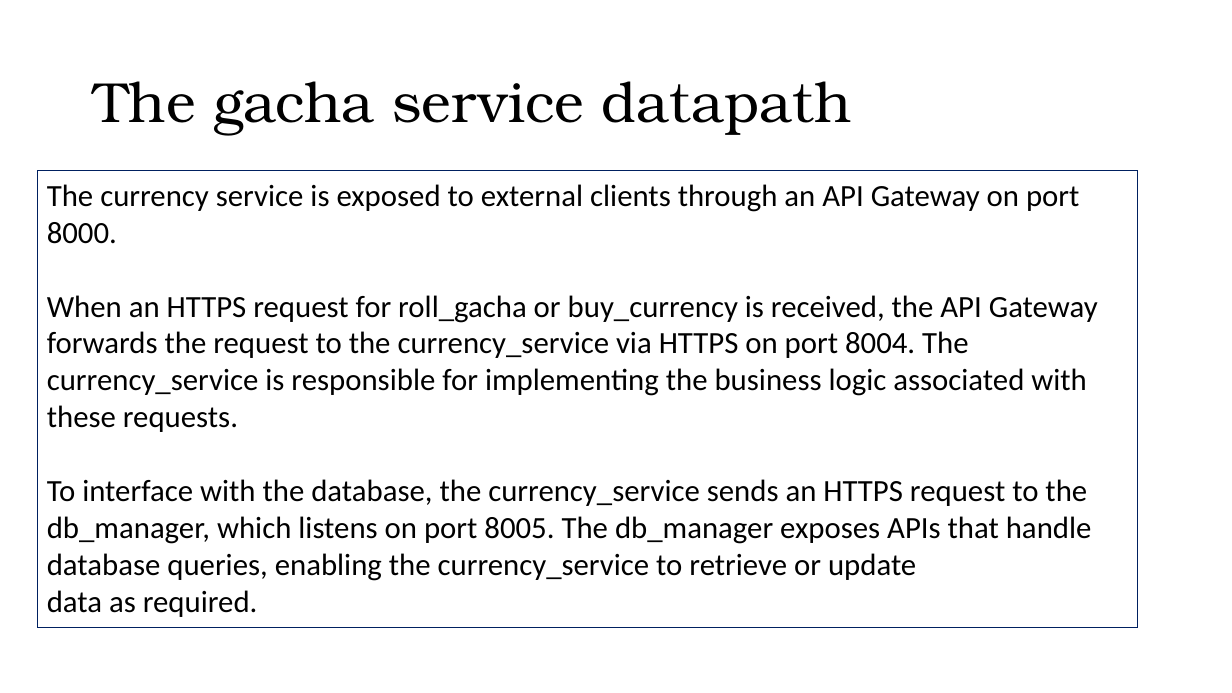
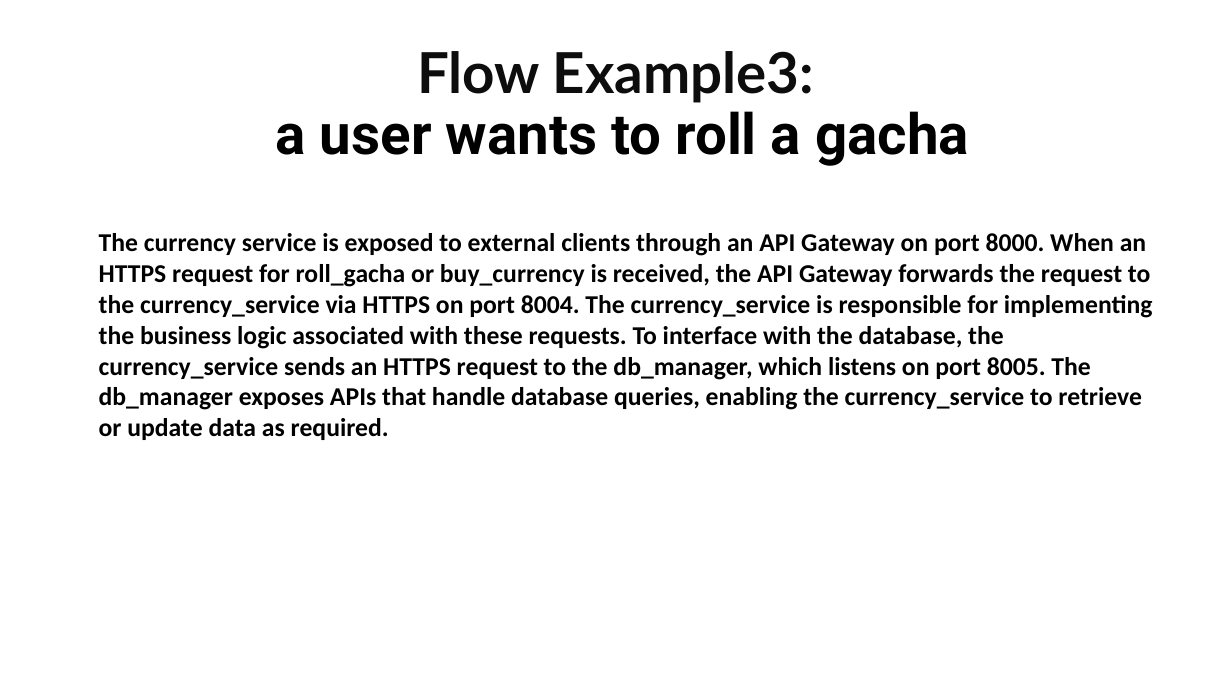
Before and after one commit to ardiz99/TBAse, a slide deck: slide 11 of doc/Gacha Collection.pptx. Drawn at 1232x693 pixels with LibreOffice and Linux fonts; fonts in the diff are those of the drawing. Boxes give left, top, right and bottom in pixels: in the first picture for what was removed or moved away, otherwise in the second. Text is boxed around its words. In the diff, an @@ line names an element or a change of style, - is before the commit and + after.

```diff
--- a/doc/Gacha Collection.pptx
+++ b/doc/Gacha Collection.pptx
@@ title added at box(276, 51, 969, 166), 44 pt, text #000000, bold @@
+Flow Example3:
+a user wants to roll a gacha
@@ title removed at box(94, 81, 852, 135) @@
-The gacha service datapath
@@ text "The currency service is exposed ...": place and size @@
-text "The currency service is exposed ..." at box(38, 171, 1138, 628)
+text "The currency service is exposed ..." at box(99, 233, 1153, 440)
@@ text "The currency service is exposed ..." at box(99, 233, 1153, 440): outline #002060 0.75 pt to none @@
@@ text at box(99, 233, 1153, 440): text changed; size 24 to 20 pt; bold on @@
-The currency service is exposed to external clients through an API Gateway on port 8000.
-When an HTTPS request for roll_gacha or buy_currency is received, the API Gateway forwards the request to the currency_service via HTTPS on port 8004. The currency_service is responsible for implementing the business logic associated with these requests.
-To interface with the database, the currency_service sends an HTTPS request to the db_manager, which listens on port 8005. The db_manager exposes APIs that handle database queries, enabling the currency_service to retrieve or update data as required.
+The currency service is exposed to external clients through an API Gateway on port 8000. When an HTTPS request for roll_gacha or buy_currency is received, the API Gateway forwards the request to the currency_service via HTTPS on port 8004. The currency_service is responsible for implementing the business logic associated with these requests. To interface with the database, the currency_service sends an HTTPS request to the db_manager, which listens on port 8005. The db_manager exposes APIs that handle database queries, enabling the currency_service to retrieve or update data as required.
```
Also in this commit, not shown: 2 other slides changed, 2 slides removed, 30 other files.
